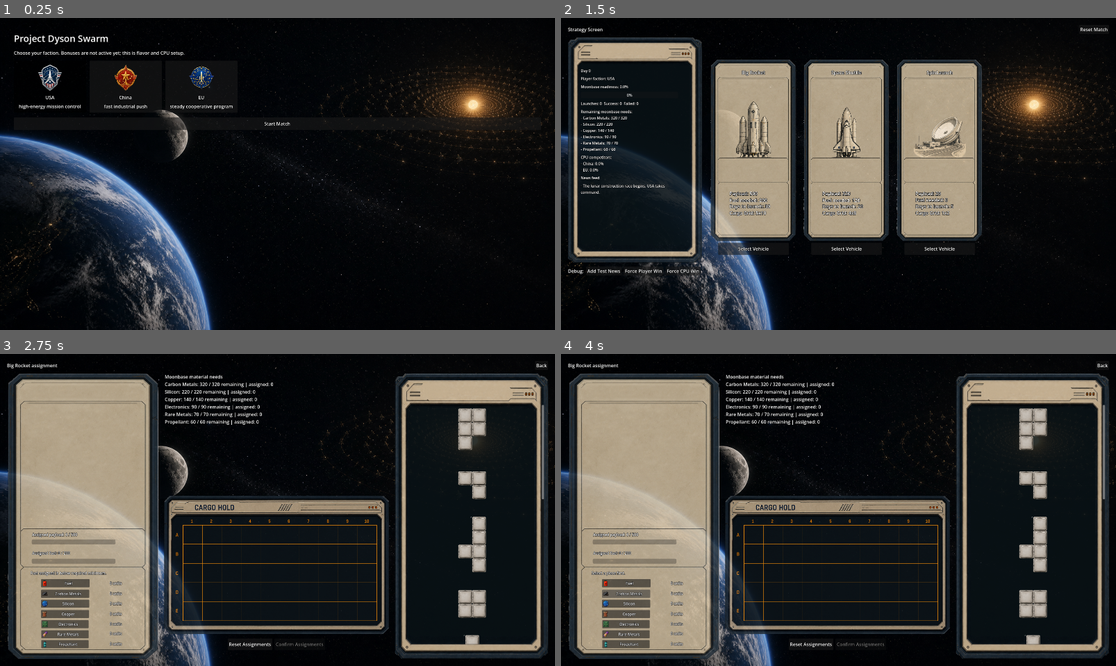
Above: before the commit, frames 1-4 (two rows, left to right).
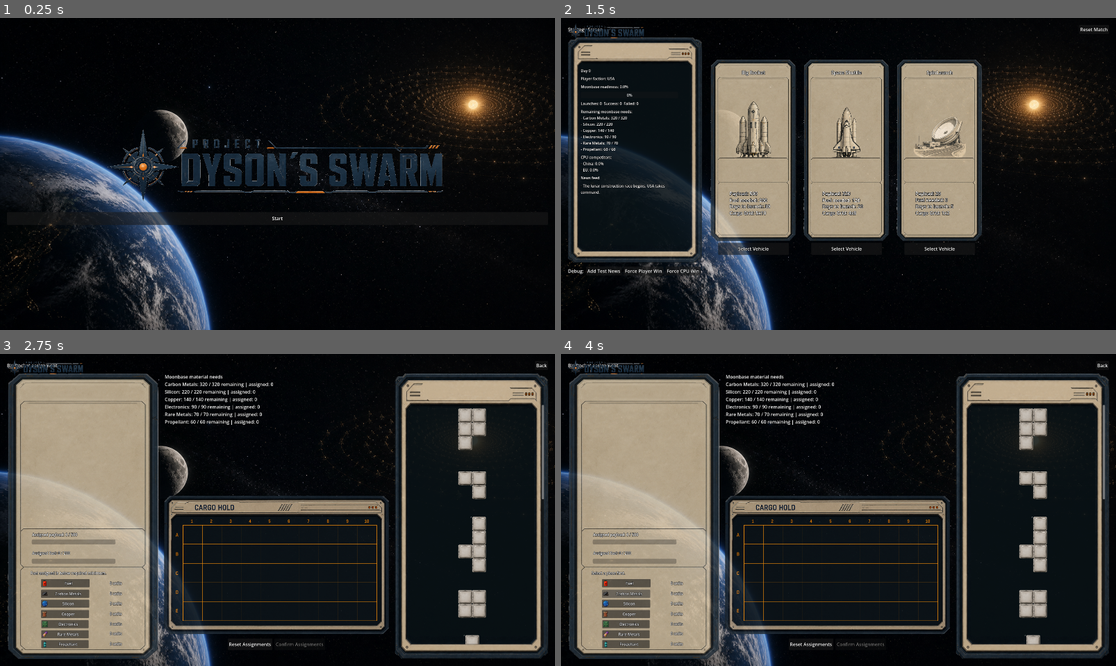
Above: after the commit, the same moments.

Repository: Geopardi00/ProjectDysonSwarm
Game: Godot game, scene res://scenes/main/Main.tscn
Same seed, same stepped clock (60 frames per second), same inputs: the game is played once before the commit and once after it.
Inputs (mouse positions are in pixels of both pictures, inside the frame that each line leads up to):
- Up to frame 1 (0.25 s): no input
- Up to frame 2 (1.5 s): click (838, 217) at 0.5 s, where only the run after the commit has a clickable "Start"; click "Start Match" at 1.25 s
- Up to frame 3 (2.75 s): click "Select Vehicle" at 2 s
- Up to frame 4 (4 s): click "Fuel" at 2.75 s; click "Carbon Metals" at 3.5 s

The runs differ from the first frame. In frame 1, 6.4% of the frame differs, in the area x 2-98%, y 5-67%; in frame 2, 0.3%; in frame 3, 0.3%; in frame 4, 0.3%.

Commit message:
Polish packing UI and add title screen

Diff:
--- a/scenes/main/Main.gd
+++ b/scenes/main/Main.gd
@@ -6,6 +6,7 @@
 const StrategyScreenScene := preload("res://scenes/ui/StrategyScreen.tscn")
 
 const SHOW_DEBUG_ACTIONS := true
+const CORNER_LOGO_SIZE := Vector2(180, 64)
 
 @onready var root_margin: MarginContainer = $RootMargin
 @onready var cargo_loading_screen: Control = %CargoLoadingScreen
@@ -14,11 +15,13 @@
 var launch_manager: LaunchManager
 var selected_faction := "USA"
 var active_screen: Control
+var corner_logo: TextureRect
 var last_launch_result: Dictionary = {}
 
 
 func _ready() -> void:
 	_add_scene_background()
+	_add_corner_logo()
 	game_state = GameState.new()
 	add_child(game_state)
 
@@ -29,7 +32,7 @@
 	cargo_loading_screen.assignment_cancelled.connect(_on_assignment_cancelled)
 
 	_clear_root_margin()
-	_show_faction_select()
+	_show_opening_screen()
 
 
 func test_big_rocket_success() -> Dictionary:
@@ -56,7 +59,38 @@
 
 func _show_faction_select() -> void:
 	cargo_loading_screen.visible = false
+	_set_corner_logo_visible(true)
 	_set_active_screen(_build_faction_select_screen())
+
+
+func _show_opening_screen() -> void:
+	cargo_loading_screen.visible = false
+	_set_corner_logo_visible(false)
+	_set_active_screen(_build_opening_screen())
+
+
+func _build_opening_screen() -> Control:
+	var layout := VBoxContainer.new()
+	layout.set_anchors_preset(Control.PRESET_FULL_RECT)
+	layout.alignment = BoxContainer.ALIGNMENT_CENTER
+	layout.add_theme_constant_override("separation", 28)
+
+	var logo := TextureRect.new()
+	logo.custom_minimum_size = Vector2(760, 280)
+	logo.texture = UiAssetsScript.get_title_logo()
+	logo.expand_mode = TextureRect.EXPAND_FIT_WIDTH_PROPORTIONAL
+	logo.stretch_mode = TextureRect.STRETCH_KEEP_ASPECT_CENTERED
+	logo.mouse_filter = Control.MOUSE_FILTER_IGNORE
+	layout.add_child(logo)
+
+	var start_button := Button.new()
+	start_button.text = "Start"
+	start_button.custom_minimum_size = Vector2(220, 44)
+	start_button.pressed.connect(_show_faction_select)
+	layout.add_child(start_button)
+
+	UiAssetsScript.apply_text_outline(layout)
+	return layout
 
 
 func _build_faction_select_screen() -> Control:
@@ -132,6 +166,7 @@
 
 func _show_strategy_screen() -> void:
 	cargo_loading_screen.visible = false
+	_set_corner_logo_visible(true)
 	var strategy_screen := StrategyScreenScene.instantiate()
 	strategy_screen.vehicle_selected.connect(_open_assignment_screen)
 	strategy_screen.reset_requested.connect(_on_reset_button_pressed)
@@ -145,6 +180,7 @@
 func _show_launch_result(result: Dictionary) -> void:
 	last_launch_result = result
 	cargo_loading_screen.visible = false
+	_set_corner_logo_visible(true)
 	_set_active_screen(_build_launch_result_screen(result))
 
 
@@ -174,6 +210,7 @@
 
 func _show_game_over_screen() -> void:
 	cargo_loading_screen.visible = false
+	_set_corner_logo_visible(true)
 	_set_active_screen(_build_game_over_screen())
 
 
@@ -241,6 +278,7 @@
 
 func _open_assignment_screen(vehicle_id: String) -> void:
 	_clear_active_screen()
+	_set_corner_logo_visible(true)
 	cargo_loading_screen.start_assignment(vehicle_id, game_state.moonbase.remaining_requirements.duplicate(true))
 
 
@@ -337,6 +375,30 @@
 	background.mouse_filter = Control.MOUSE_FILTER_IGNORE
 	add_child(background)
 	move_child(background, 0)
+
+
+func _add_corner_logo() -> void:
+	var texture := UiAssetsScript.get_title_logo()
+	if texture == null:
+		return
+	corner_logo = TextureRect.new()
+	corner_logo.name = "CornerLogo"
+	corner_logo.custom_minimum_size = CORNER_LOGO_SIZE
+	corner_logo.offset_left = 18.0
+	corner_logo.offset_top = 14.0
+	corner_logo.offset_right = corner_logo.offset_left + CORNER_LOGO_SIZE.x
+	corner_logo.offset_bottom = corner_logo.offset_top + CORNER_LOGO_SIZE.y
+	corner_logo.texture = texture
+	corner_logo.expand_mode = TextureRect.EXPAND_FIT_WIDTH_PROPORTIONAL
+	corner_logo.stretch_mode = TextureRect.STRETCH_KEEP_ASPECT_CENTERED
+	corner_logo.mouse_filter = Control.MOUSE_FILTER_IGNORE
+	corner_logo.visible = false
+	add_child(corner_logo)
+
+
+func _set_corner_logo_visible(is_visible: bool) -> void:
+	if corner_logo != null:
+		corner_logo.visible = is_visible
 
 
 func _with_margin(content: Control) -> Control:
--- a/scenes/ui/CargoLoadingScreen.gd
+++ b/scenes/ui/CargoLoadingScreen.gd
@@ -9,6 +9,7 @@
 const UiAssetsScript := preload("res://scripts/data/UiAssets.gd")
 
 const MATERIAL_ICON_SIZE := Vector2i(24, 24)
+const PACKING_PIECE_SLOT_SIZE := Vector2(320, 180)
 const ASSIGNMENT_PREVIEW_TINT_ALPHA := 0.68
 const MATERIAL_TINTS := {
 	"fuel": Color("#E8452E"),
@@ -57,6 +58,8 @@
 var packing_piece_list: VBoxContainer
 var packing_summary_label: Label
 var packing_warning_label: Label
+var packing_selected_piece_preview: TextureRect
+var packing_selected_cargo_label: Label
 var packing_info_labels: Dictionary = {}
 var packing_manifest_labels: Dictionary = {}
 var packing_manifest_buttons: Dictionary = {}
@@ -113,8 +116,11 @@
 	material_buttons = %MaterialButtons
 	confirm_button = %ConfirmButton
 	packing_piece_list = %PackingPieceList
+	packing_piece_list.size_flags_horizontal = Control.SIZE_EXPAND_FILL
 	packing_summary_label = %PackingSummaryLabel
 	packing_warning_label = %PackingWarningLabel
+	packing_selected_piece_preview = %PackingSelectedPiecePreview
+	packing_selected_cargo_label = %PackingSelectedCargoLabel
 	packing_summary_label.visible = false
 	packing_warning_label.visible = false
 	_bind_packing_info_labels()
@@ -159,14 +165,7 @@
 
 func _bind_packing_info_labels() -> void:
 	packing_info_labels = {
-		"rotation": %PackingRotationLabel,
-		"selected": %PackingSelectedLabel,
-		"material": %PackingMaterialLabel,
-		"payload": %PackingPayloadLabel,
-		"manifest_title": %PackingManifestTitleLabel,
 		"fuel_status": %PackingFuelStatusLabel,
-		"unplaced": %PackingUnplacedLabel,
-		"status": %PackingStatusLabel,
 	}
 	packing_manifest_labels = {
 		GameDataScript.MATERIAL_FUEL: %PackingManifestFuelLabel,
@@ -291,11 +290,18 @@
 
 	for piece: CargoPiece in packing_state.get_unplaced_pieces():
 		var button := Button.new()
-		button.alignment = HORIZONTAL_ALIGNMENT_LEFT
-		button.icon = UiAssetsScript.get_cargo_piece_texture(piece.shape_id)
-		button.expand_icon = true
-		button.add_theme_constant_override("icon_max_width", 96)
-		button.text = _format_packing_piece_button_text(piece)
+		button.custom_minimum_size = PACKING_PIECE_SLOT_SIZE
+		button.size_flags_horizontal = Control.SIZE_EXPAND_FILL
+		button.text = ""
+		button.tooltip_text = _format_packing_piece_button_text(piece)
+		button.icon = _get_half_size_piece_texture(piece.shape_id)
+		button.modulate = _get_material_tint(piece.material)
+		button.expand_icon = false
+		button.icon_alignment = HORIZONTAL_ALIGNMENT_CENTER
+		button.vertical_icon_alignment = VERTICAL_ALIGNMENT_CENTER
+		button.flat = true
+		button.toggle_mode = true
+		button.button_pressed = piece.instance_id == selected_piece_id
 		button.pressed.connect(_on_packing_piece_pressed.bind(piece.instance_id))
 		packing_piece_buttons[piece.instance_id] = button
 		packing_piece_list.add_child(button)
@@ -390,15 +396,7 @@
 
 func _update_packing_info_labels(required_fuel: int, placed_fuel: int) -> void:
 	var selected_piece := packing_state.get_assigned_piece(selected_piece_id)
-	_set_packing_info_text("rotation", "Rotation: %d" % selected_rotation)
-	if selected_piece != null:
-		_set_packing_info_text("selected", "Selected: %s" % selected_piece.display_name)
-		_set_packing_info_text("material", "Material: %s" % _format_material_name(selected_piece.material))
-		_set_packing_info_text("payload", "Payload: %d" % selected_piece.get_payload_units())
-	else:
-		_set_packing_info_text("selected", "Selected: none")
-		_set_packing_info_text("material", "")
-		_set_packing_info_text("payload", "")
+	_update_packing_selected_piece_preview(selected_piece)
 
 	var manifest := packing_state.get_manifest()
 	for material: String in GameDataScript.MATERIALS:
@@ -413,8 +411,25 @@
 	if placed_fuel < required_fuel:
 		fuel_text = "Not enough fuel placed. Launch will crash."
 	_set_packing_info_text("fuel_status", fuel_text)
-	_set_packing_info_text("unplaced", "Unplaced assigned pieces: %d" % packing_state.get_unplaced_pieces().size())
-	_set_packing_info_text("status", packing_status_text)
+
+
+func _update_packing_selected_piece_preview(selected_piece: CargoPiece) -> void:
+	if selected_piece == null:
+		packing_selected_piece_preview.texture = null
+		packing_selected_piece_preview.modulate = Color.WHITE
+		packing_selected_piece_preview.visible = false
+		packing_selected_cargo_label.text = ""
+		packing_selected_cargo_label.visible = false
+		return
+
+	packing_selected_piece_preview.texture = UiAssetsScript.get_cargo_piece_texture(selected_piece.shape_id)
+	packing_selected_piece_preview.modulate = _get_material_tint(selected_piece.material)
+	packing_selected_piece_preview.visible = packing_selected_piece_preview.texture != null
+	packing_selected_cargo_label.text = "%s %d units" % [
+		_format_material_name(selected_piece.material),
+		selected_piece.get_payload_units(),
+	]
+	packing_selected_cargo_label.visible = true
 
 
 func _set_packing_info_text(label_key: String, text: String) -> void:
@@ -587,7 +602,11 @@
 	var assigned_piece := assignment.get_assigned_piece(selected_piece_id)
 	if assigned_piece == null:
 		return Color.WHITE
-	var tint := MATERIAL_TINTS.get(assigned_piece.material, Color.WHITE) as Color
+	return _get_material_tint(assigned_piece.material)
+
+
+func _get_material_tint(material: String) -> Color:
+	var tint := MATERIAL_TINTS.get(material, Color.WHITE) as Color
 	tint.a = ASSIGNMENT_PREVIEW_TINT_ALPHA
 	return tint
 
--- a/scenes/ui/CargoLoadingScreen.tscn
+++ b/scenes/ui/CargoLoadingScreen.tscn
@@ -549,7 +549,6 @@
 
 [node name="PackingPanel" type="HBoxContainer" parent="RootMargin/Layout" unique_id=964763926]
 unique_name_in_owner = true
-visible = false
 layout_mode = 2
 size_flags_vertical = 3
 theme_override_constants/separation = 16
@@ -612,6 +611,7 @@
 
 [node name="PackingRotationLabel" type="Label" parent="RootMargin/Layout/PackingPanel/PackingInfoPanel/Margin/PackingInfoContent" unique_id=2052851972]
 unique_name_in_owner = true
+visible = false
 layout_mode = 0
 offset_right = 360.0
 offset_bottom = 26.0
@@ -620,6 +620,7 @@
 
 [node name="PackingSelectedLabel" type="Label" parent="RootMargin/Layout/PackingPanel/PackingInfoPanel/Margin/PackingInfoContent" unique_id=1395641376]
 unique_name_in_owner = true
+visible = false
 layout_mode = 0
 offset_left = 3.0
 offset_top = 52.0
@@ -630,6 +631,7 @@
 
 [node name="PackingMaterialLabel" type="Label" parent="RootMargin/Layout/PackingPanel/PackingInfoPanel/Margin/PackingInfoContent" unique_id=59839054]
 unique_name_in_owner = true
+visible = false
 layout_mode = 0
 offset_left = 9.0
 offset_top = 114.0
@@ -639,14 +641,37 @@
 
 [node name="PackingPayloadLabel" type="Label" parent="RootMargin/Layout/PackingPanel/PackingInfoPanel/Margin/PackingInfoContent" unique_id=1906262873]
 unique_name_in_owner = true
+visible = false
 layout_mode = 0
 offset_top = 84.0
 offset_right = 360.0
 offset_bottom = 110.0
 label_settings = SubResource("LabelSettings_outline")
 
+[node name="PackingSelectedPiecePreview" type="TextureRect" parent="RootMargin/Layout/PackingPanel/PackingInfoPanel/Margin/PackingInfoContent" unique_id=1861553293]
+unique_name_in_owner = true
+custom_minimum_size = Vector2(180, 150)
+layout_mode = 0
+offset_left = 120.0
+offset_top = 114.0
+offset_right = 300.0
+offset_bottom = 264.0
+expand_mode = 2
+stretch_mode = 3
+
+[node name="PackingSelectedCargoLabel" type="Label" parent="RootMargin/Layout/PackingPanel/PackingInfoPanel/Margin/PackingInfoContent" unique_id=302480756]
+unique_name_in_owner = true
+layout_mode = 0
+offset_left = 94.0
+offset_top = 402.0
+offset_right = 334.0
+offset_bottom = 428.0
+label_settings = SubResource("LabelSettings_outline")
+horizontal_alignment = 1
+
 [node name="PackingManifestTitleLabel" type="Label" parent="RootMargin/Layout/PackingPanel/PackingInfoPanel/Margin/PackingInfoContent" unique_id=1079792202]
 unique_name_in_owner = true
+visible = false
 layout_mode = 0
 offset_left = 25.0
 offset_top = 439.0
@@ -896,16 +921,17 @@
 [node name="PackingFuelStatusLabel" type="Label" parent="RootMargin/Layout/PackingPanel/PackingInfoPanel/Margin/PackingInfoContent" unique_id=748286497]
 unique_name_in_owner = true
 layout_mode = 0
-offset_left = 23.0
-offset_top = 464.0
-offset_right = 383.0
-offset_bottom = 490.0
+offset_left = 37.0
+offset_top = 597.0
+offset_right = 397.0
+offset_bottom = 623.0
 text = "Not enough fuel placed. Launch will crash."
 label_settings = SubResource("LabelSettings_outline")
 autowrap_mode = 3
 
 [node name="PackingUnplacedLabel" type="Label" parent="RootMargin/Layout/PackingPanel/PackingInfoPanel/Margin/PackingInfoContent" unique_id=2036020356]
 unique_name_in_owner = true
+visible = false
 layout_mode = 0
 offset_left = 25.0
 offset_top = 493.0
@@ -916,10 +942,12 @@
 
 [node name="PackingStatusLabel" type="Label" parent="RootMargin/Layout/PackingPanel/PackingInfoPanel/Margin/PackingInfoContent" unique_id=1563988679]
 unique_name_in_owner = true
-layout_mode = 0
-offset_top = 436.0
-offset_right = 360.0
-offset_bottom = 482.0
+visible = false
+layout_mode = 0
+offset_left = 13.0
+offset_top = 279.0
+offset_right = 373.0
+offset_bottom = 325.0
 label_settings = SubResource("LabelSettings_outline")
 autowrap_mode = 3
 
@@ -937,37 +965,43 @@
 
 [node name="CapacityLabel" type="Label" parent="RootMargin/Layout/PackingPanel/PackingInfoPanel/Margin/PackingInfoContent/PackingMeters" unique_id=1632236892]
 layout_mode = 0
-offset_right = 360.0
-offset_bottom = 24.0
+offset_left = 39.0
+offset_top = 154.0
+offset_right = 399.0
+offset_bottom = 178.0
 label_settings = SubResource("LabelSettings_outline")
 
 [node name="PayloadBar" type="ProgressBar" parent="RootMargin/Layout/PackingPanel/PackingInfoPanel/Margin/PackingInfoContent/PackingMeters" unique_id=1817987798]
 layout_mode = 0
-offset_top = 121.0
-offset_right = 360.0
-offset_bottom = 141.0
+offset_left = 36.0
+offset_top = 182.0
+offset_right = 396.0
+offset_bottom = 202.0
 show_percentage = false
 
 [node name="FuelLabel" type="Label" parent="RootMargin/Layout/PackingPanel/PackingInfoPanel/Margin/PackingInfoContent/PackingMeters" unique_id=1722204012]
 layout_mode = 0
-offset_top = 56.0
-offset_right = 360.0
-offset_bottom = 80.0
+offset_left = 39.0
+offset_top = 217.0
+offset_right = 399.0
+offset_bottom = 241.0
 label_settings = SubResource("LabelSettings_outline")
 
 [node name="FuelBar" type="ProgressBar" parent="RootMargin/Layout/PackingPanel/PackingInfoPanel/Margin/PackingInfoContent/PackingMeters" unique_id=16167561]
 layout_mode = 0
-offset_top = 202.0
-offset_right = 360.0
-offset_bottom = 222.0
+offset_left = 36.0
+offset_top = 245.0
+offset_right = 396.0
+offset_bottom = 265.0
 show_percentage = false
 
 [node name="WarningLabel" type="Label" parent="RootMargin/Layout/PackingPanel/PackingInfoPanel/Margin/PackingInfoContent/PackingMeters" unique_id=1679711466]
 visible = false
 layout_mode = 0
-offset_top = 112.0
-offset_right = 360.0
-offset_bottom = 150.0
+offset_left = 32.0
+offset_top = -362.0
+offset_right = 392.0
+offset_bottom = -324.0
 label_settings = SubResource("LabelSettings_outline")
 autowrap_mode = 3
 
@@ -1006,6 +1040,15 @@
 offset_right = 440.0
 offset_bottom = 958.0
 text = "Launch"
+
+[node name="ClearButton" type="Button" parent="RootMargin/Layout/PackingPanel/PackingCenter" unique_id=1065009539]
+unique_name_in_owner = true
+layout_mode = 0
+offset_left = 168.0
+offset_top = 918.0
+offset_right = 328.0
+offset_bottom = 958.0
+text = "Clear Placements"
 
 [node name="PackingListPanel" type="Control" parent="RootMargin/Layout/PackingPanel" unique_id=120780363]
 custom_minimum_size = Vector2(460, 760)
@@ -1030,6 +1073,10 @@
 anchors_preset = 15
 anchor_right = 1.0
 anchor_bottom = 1.0
+offset_left = 19.0
+offset_top = 21.5
+offset_right = -18.0
+offset_bottom = -17.5
 grow_horizontal = 2
 grow_vertical = 2
 theme_override_constants/margin_left = 28
@@ -1055,14 +1102,11 @@
 [node name="PackingPieceList" type="VBoxContainer" parent="RootMargin/Layout/PackingPanel/PackingListPanel/Margin/PackingListContent/PieceScroll" unique_id=2103548900]
 unique_name_in_owner = true
 layout_mode = 2
+size_flags_horizontal = 3
 theme_override_constants/separation = 6
 
 [node name="RotateButton" type="Button" parent="RootMargin/Layout/PackingPanel/PackingListPanel/Margin/PackingListContent" unique_id=1410236689]
 unique_name_in_owner = true
+visible = false
 layout_mode = 2
 text = "Rotate Selected"
-
-[node name="ClearButton" type="Button" parent="RootMargin/Layout/PackingPanel/PackingListPanel/Margin/PackingListContent" unique_id=1065009539]
-unique_name_in_owner = true
-layout_mode = 2
-text = "Clear Placements"
--- a/scripts/data/UiAssets.gd
+++ b/scripts/data/UiAssets.gd
@@ -2,6 +2,7 @@
 class_name UiAssets
 
 const BACKGROUND := "res://assets/ui/backgrounds/ui_bg_space_loading_1920x1080.png"
+const TITLE_LOGO := "res://assets/ui/title/title_logo.png"
 
 const VEHICLE_ICONS := {
 	"big_rocket": "res://assets/ui/vehicles/big_rocket_icon.png",
@@ -70,6 +71,10 @@
 	return get_texture(BACKGROUND)
 
 
+static func get_title_logo() -> Texture2D:
+	return get_texture(TITLE_LOGO)
+
+
 static func get_vehicle_icon(vehicle_id: String) -> Texture2D:
 	return get_texture(String(VEHICLE_ICONS.get(vehicle_id, "")))
 
Binary file added: assets/ui/title/title_logo.png
Not shown, added: assets/ui/title/title_logo.png.import
Not shown, changed: state_of_game.md
